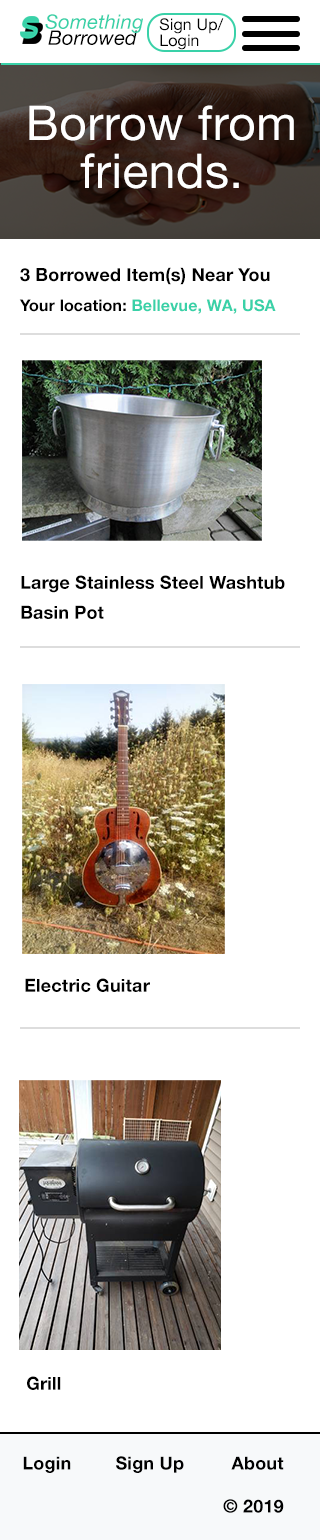
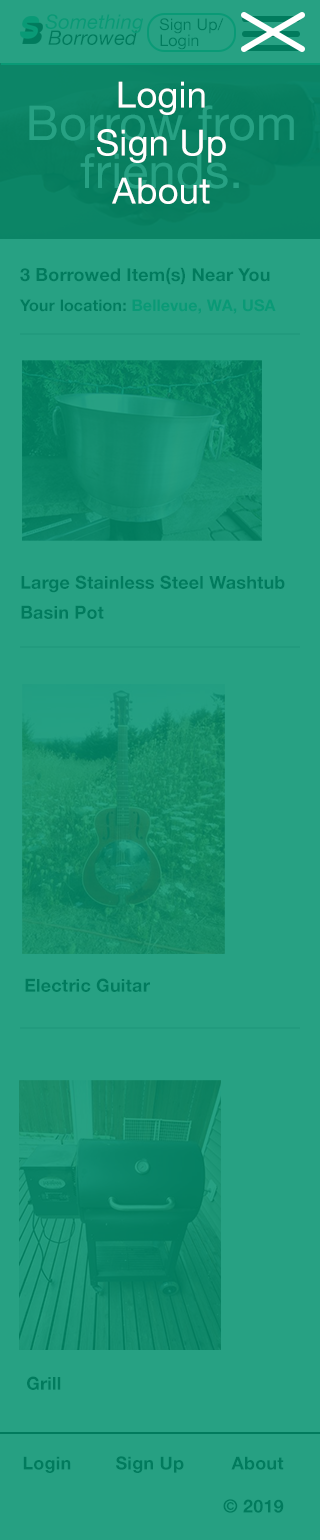
Layer changes from the first (320, 1540) image to the second:
added group "overlay nav" with 6 layers above "nav" over left=0, top=0, right=320, bottom=1540
added group "nav overlay text" with 1 layers in group "overlay nav" over left=97, top=81, right=226, bottom=204
added layer "Login Sign Up About" in group "nav overlay text" over left=97, top=81, right=226, bottom=204
added group "x to close" with 2 layers in group "overlay nav" over left=241, top=12, right=305, bottom=52
added layer "Rounded Rectangle 3 copy 2" (1st of 2, in "overlay nav" › "x to close") in group "x to close" over left=241, top=12, right=305, bottom=52
added layer "Rounded Rectangle 3" (1st of 2, in "overlay nav" › "x to close") in group "x to close" over left=241, top=12, right=305, bottom=52
added layer "green overlay" in group "overlay nav" over left=0, top=0, right=320, bottom=1540
